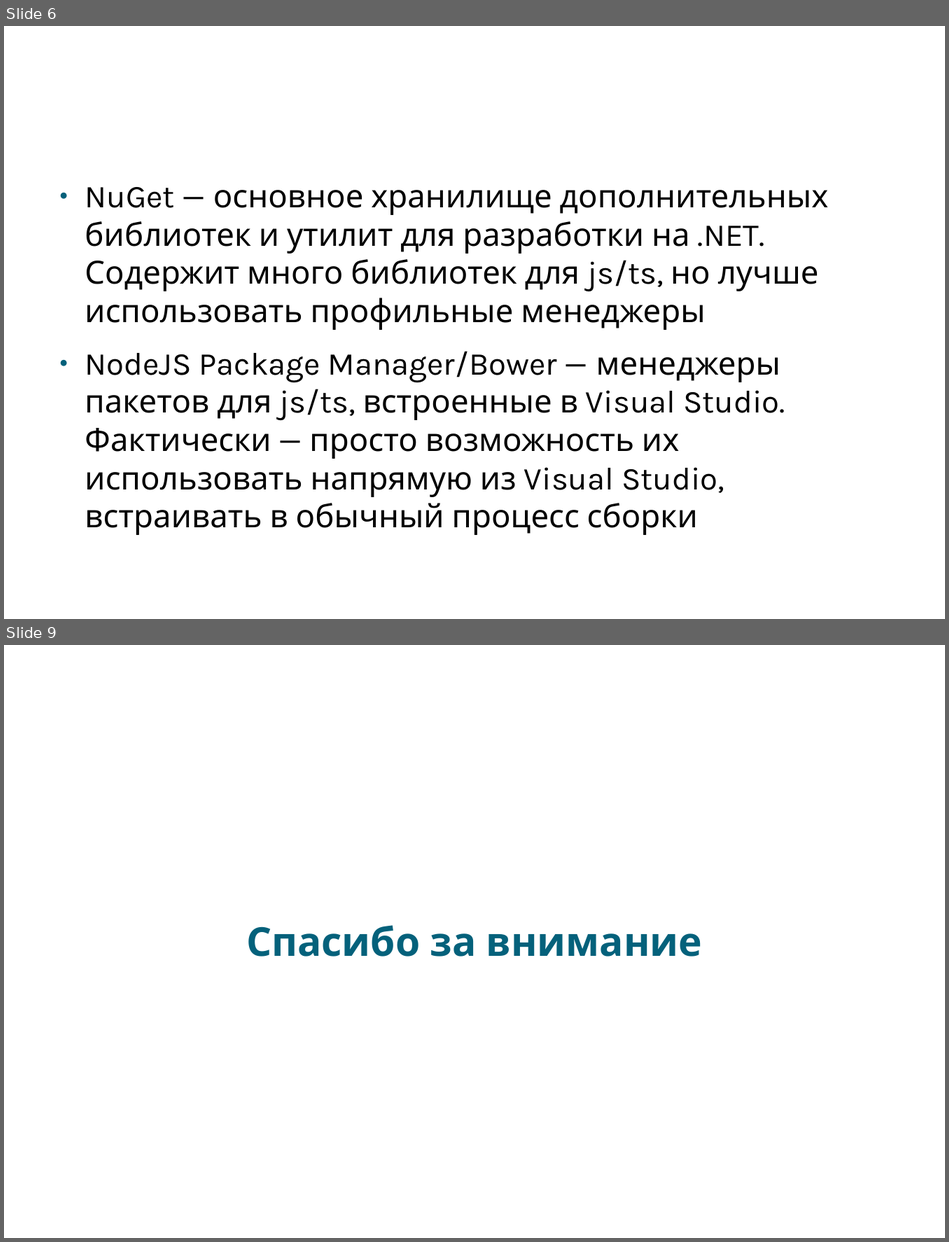
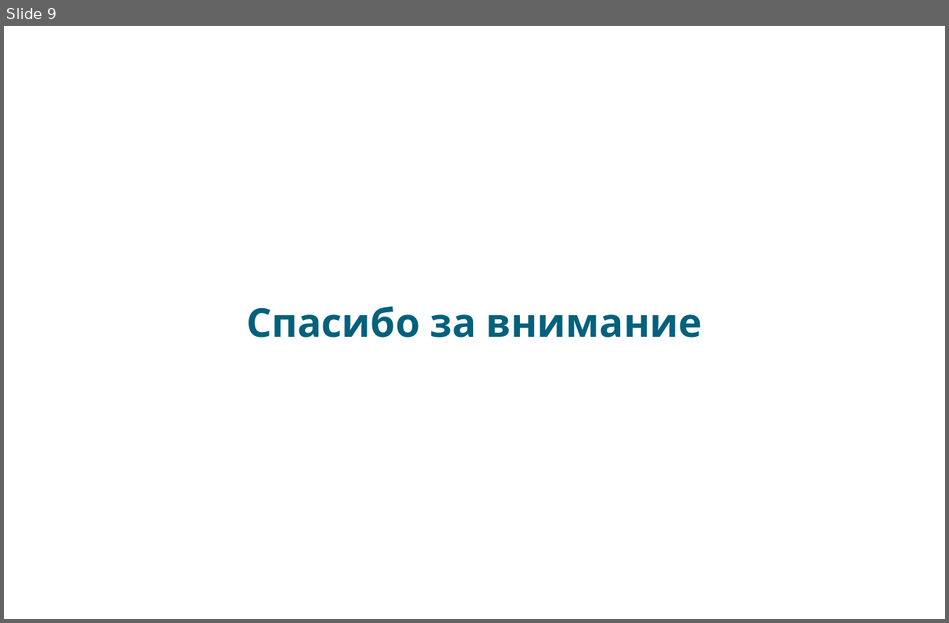
Before and after one commit to klimenkoAnna/DeveloperInstrumentalTools, a slide deck: docs/ETU DIT #1.pptx. Shown one above the other, each under a label of ours: slides 6 and 9 before the commit, slide 9 after it; the slides between them are not shown. The pictures are 949x1242 and 949x623 pixels, drawn with LibreOffice and Linux fonts; fonts in the diff are those of the drawing; background and template pictures are left out. Boxes give left, top, right and bottom in pixels: in the first picture for what was removed or moved away, otherwise in the second. Text is boxed around its words. In the diff, an @@ line names an element or a change of style, - is before the commit and + after.

```diff
--- a/docs/ETU DIT #1.pptx
+++ b/docs/ETU DIT #1.pptx
@@ slide 6 removed at bbox=[4, 26, 945, 619], background picture (left out) @@
@@ text removed at bbox=[52, 35, 898, 134] @@
-Visual Studio. Пакетные менеджеры
@@ text removed at bbox=[84, 187, 829, 535] @@
-● NuGet — основное хранилище дополнительных библиотек и утилит для разработки на .NET. Содержит много библиотек для js/ts, но лучше использовать профильные менеджеры
-● NodeJS Package Manager/Bower — менеджеры пакетов для js/ts, встроенные в Visual Studio. Фактически — просто возможность их использовать напрямую из Visual Studio, встраивать в обычный процесс сборки
```
Also in this commit, not shown: 6 slides changed, 2 slides added, 1 other slide removed.
